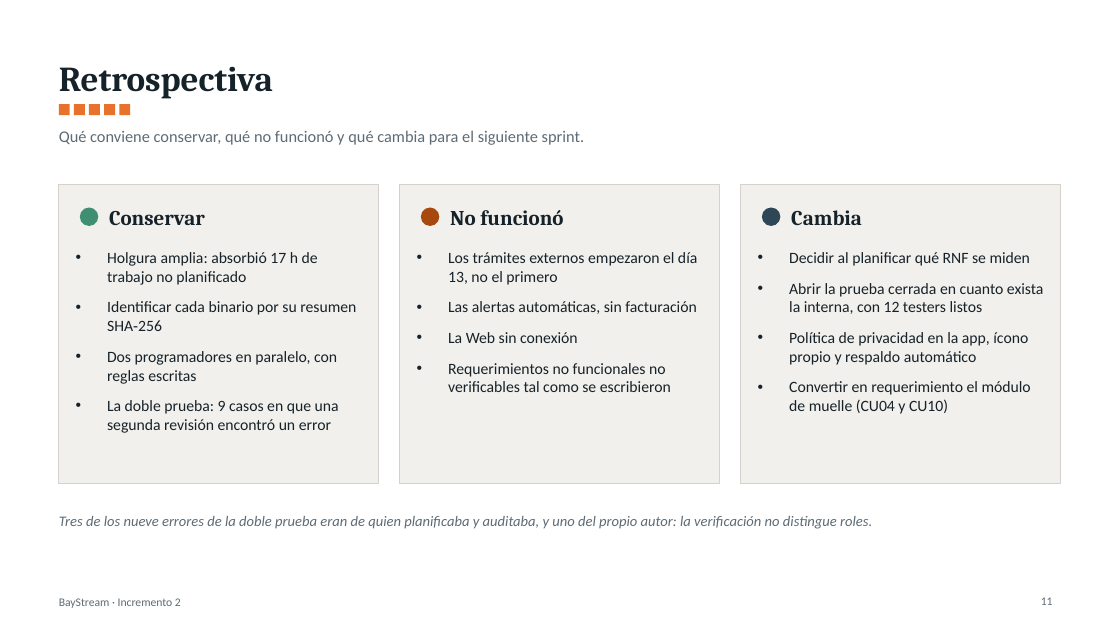
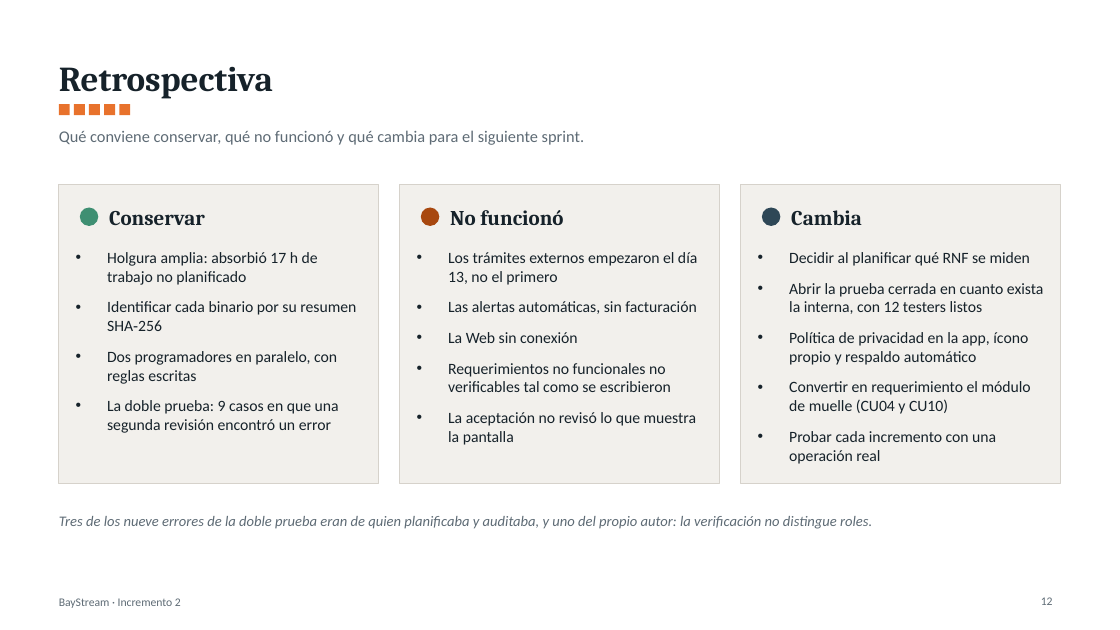
Before and after one commit to YovaWarrior/Proyecto-BayStream, a slide deck: slide 12 of docs/BayStream_Incremento2_Presentacion.pptx (slide 11 before the commit). Drawn at 1120x630 pixels with LibreOffice and Linux fonts; fonts in the diff are those of the drawing. Boxes give left, top, right and bottom in pixels: in the first picture for what was removed or moved away, otherwise in the second. Text is boxed around its words. In the diff, an @@ line names an element or a change of style, - is before the commit and + after.

Commit message:
Sprint 2 cerrado: T-49 terminada, 26 de 26 tareas y 35.0 h
Decision 10.49: la app instalada desde Google Play arranca sin red y abre un plan real. Entrega del 17-oct con corte al 6-oct: documento con el apartado III.G de la prueba de campo (Tabla 89, Tablas 77-90), presentacion de 14 diapositivas y tablero 26/26. RNF ajustados a pantallas de 1920x1080 y a Windows 11 con Windows 10 en uso. Caso MAGELLAN STAR con las respuestas de Carlos y el IMDG 42-24 recibido, fuera del repositorio.

```diff
--- a/docs/BayStream_Incremento2_Presentacion.pptx
+++ b/docs/BayStream_Incremento2_Presentacion.pptx
@@ text at [448, 412, 696, 445]: paragraph added @@
+• La aceptación no revisó lo que muestra la pantalla
@@ text at [789, 431, 996, 464]: paragraph added @@
+• Probar cada incremento con una operación real
@@ page number at [1041, 597, 1053, 605]: text changed @@
-11
+12
```
Also in this commit, not shown: 5 other slides changed, 1 slide added, 5 other files.
